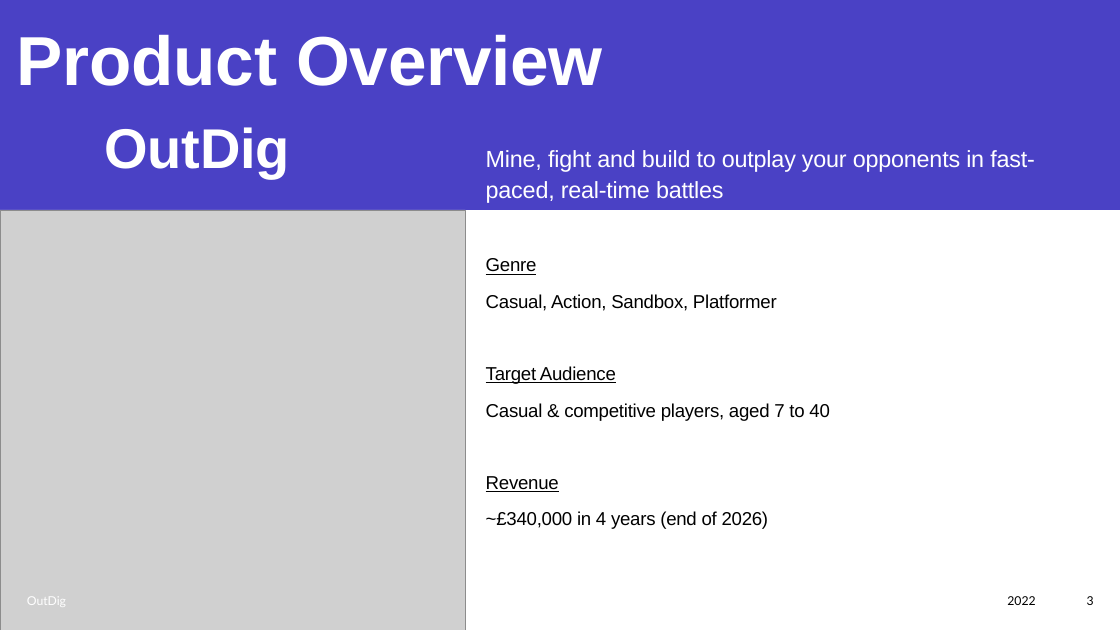
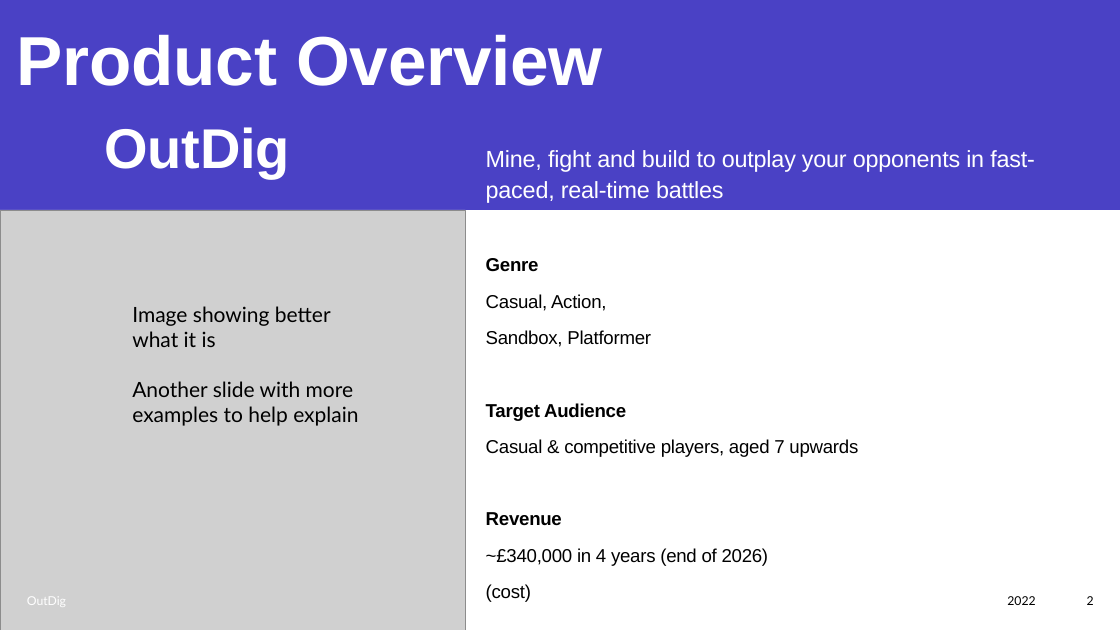
Before and after one commit to Joe34441/IndieDevPPT, a slide deck: slide 2 of CT6018 Joe Mason s4001719.pptx (slide 3 before the commit). Drawn at 1120x630 pixels with LibreOffice and Linux fonts; fonts in the diff are those of the drawing; grey boxes stand for pictures. Boxes give left, top, right and bottom in pixels: in the first picture for what was removed or moved away, otherwise in the second. Text is boxed around its words. In the diff, an @@ line names an element or a change of style, - is before the commit and + after.

```diff
--- a/CT6018 Joe Mason s4001719.pptx
+++ b/CT6018 Joe Mason s4001719.pptx
@@ text at [486,258,626,526]: bold on, underline off in "Genre", "Target Audience", "Revenue" @@
@@ text at [486,294,651,347]: text changed @@
-Casual, Action, Sandbox, Platformer
+Casual, Action,
+Sandbox, Platformer
@@ text added at [132,306,358,426], 18 pt, text #000000 @@
+Image showing better what it is
+Another slide with more examples to help explain
@@ text at [486,439,858,457]: text changed @@
-Casual & competitive players, aged 7 to 40
+Casual & competitive players, aged 7 upwards
@@ text at [486,584,531,602]: paragraph added @@
+(cost)
@@ page number at [1087,596,1094,605]: text changed @@
-3
+2
```
Also in this commit, not shown: 12 other slides changed.
